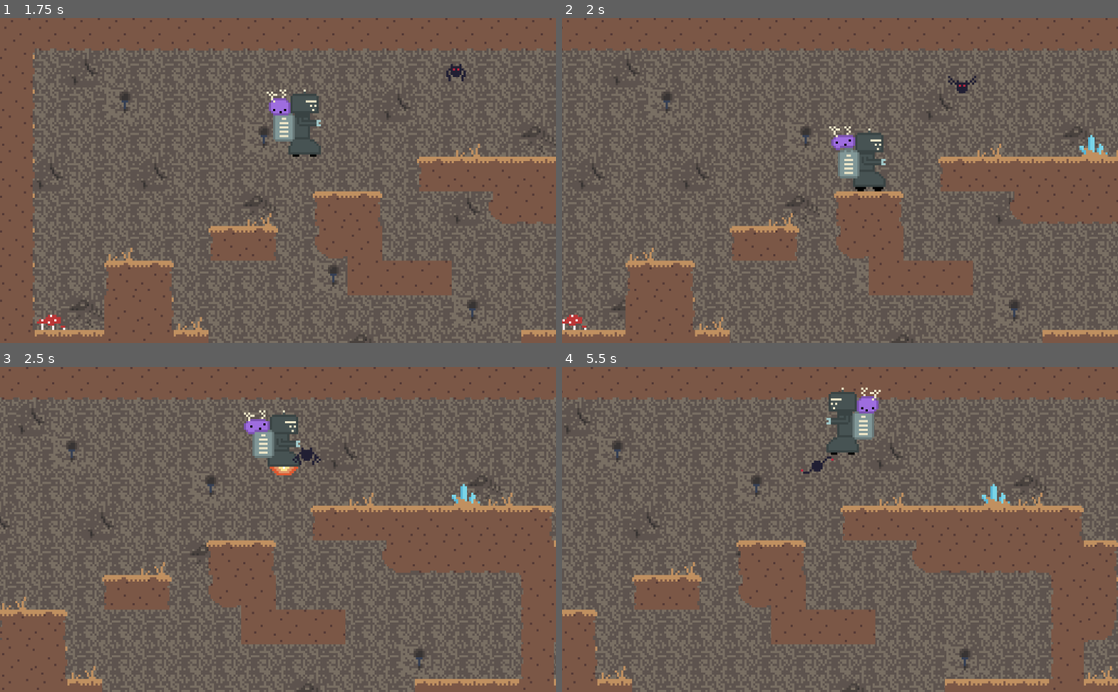
Above: before the commit, frames 1-4 (two rows, left to right).
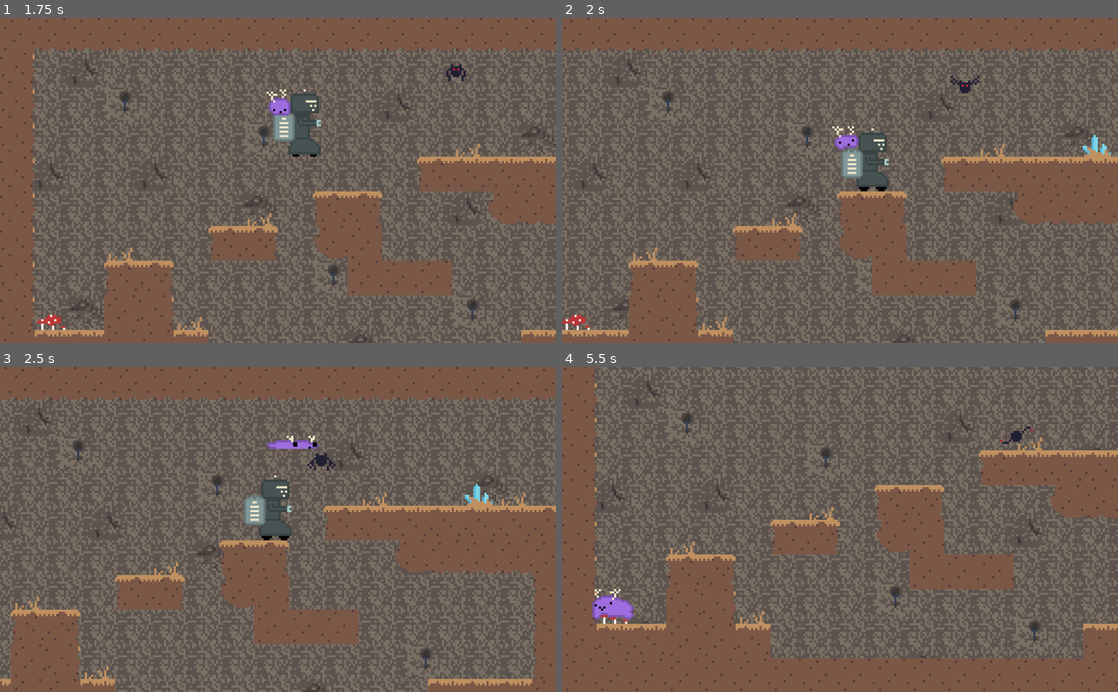
Above: after the commit, the same moments.

Repository: CreatureGames/the-creature
Game: Godot game, scene res://nodes/App.tscn
Two runs of this game, one before a commit and one after it. Both use one fixed random seed, a clock stepped at 60 frames per second and the inputs below.
Inputs:
- Up to frame 1 (1.75 s): click "Play" at 0.5 s; tap Enter at 1.25 s; hold D (move_right) from 1.28 s (still down); tap Space (jump) at 1.35, 1.52 s
- Up to frame 2 (2 s): keep holding D (move_right); tap Space (jump) at 1.82 s
- Up to frame 3 (2.5 s): keep holding D (move_right); tap F (swap) at 2.1 s; tap Space (jump) at 2.27, 2.3 s
- Up to frame 4 (5.5 s): tap Space (jump) at 2.57, 2.85, 3.77, 3.8, 4.07, 4.35, 4.52, 4.82, 5.27, 5.3 s; release D (move_right) at 2.78 s; hold A (move_left) 2.78-3.53 s; hold D (move_right) 3.53-5.03 s; tap F (swap) at 3.6, 5.1 s; hold A (move_left) from 5.03 s (still down)

Frame 1 is identical in both runs. In frame 2, 14% of the frame differs, in the area x 0-100%, y 0-100%; in frame 3, 32%; in frame 4, 59%.
Error before the commit: Attempt to call function 'set_target' in base 'null instance' on a null instance. (res://scripts/player/PlayerRobot.gd:18)

Commit message:
Bat goes to sleep now

Diff:
--- a/assets/animations/Creature.tres
+++ b/assets/animations/Creature.tres
@@ -52,6 +52,34 @@
 atlas = ExtResource( 1 )
 region = Rect2( 352, 0, 32, 32 )
 
+[sub_resource type="AtlasTexture" id=13]
+atlas = ExtResource( 3 )
+region = Rect2( 0, 0, 32, 32 )
+
+[sub_resource type="AtlasTexture" id=14]
+atlas = ExtResource( 3 )
+region = Rect2( 32, 0, 32, 32 )
+
+[sub_resource type="AtlasTexture" id=15]
+atlas = ExtResource( 3 )
+region = Rect2( 64, 0, 32, 32 )
+
+[sub_resource type="AtlasTexture" id=16]
+atlas = ExtResource( 3 )
+region = Rect2( 96, 0, 32, 32 )
+
+[sub_resource type="AtlasTexture" id=17]
+atlas = ExtResource( 3 )
+region = Rect2( 128, 0, 32, 32 )
+
+[sub_resource type="AtlasTexture" id=18]
+atlas = ExtResource( 3 )
+region = Rect2( 160, 0, 32, 32 )
+
+[sub_resource type="AtlasTexture" id=19]
+atlas = ExtResource( 3 )
+region = Rect2( 192, 0, 32, 32 )
+
 [sub_resource type="AtlasTexture" id=20]
 atlas = ExtResource( 3 )
 region = Rect2( 0, 32, 32, 32 )
@@ -88,6 +116,22 @@
 atlas = ExtResource( 2 )
 region = Rect2( 192, 0, 32, 32 )
 
+[sub_resource type="AtlasTexture" id=34]
+atlas = ExtResource( 1 )
+region = Rect2( 0, 32, 32, 32 )
+
+[sub_resource type="AtlasTexture" id=35]
+atlas = ExtResource( 1 )
+region = Rect2( 32, 32, 32, 32 )
+
+[sub_resource type="AtlasTexture" id=36]
+atlas = ExtResource( 1 )
+region = Rect2( 64, 32, 32, 32 )
+
+[sub_resource type="AtlasTexture" id=37]
+atlas = ExtResource( 1 )
+region = Rect2( 96, 32, 32, 32 )
+
 [sub_resource type="AtlasTexture" id=29]
 atlas = ExtResource( 3 )
 region = Rect2( 0, 64, 32, 32 )
@@ -108,55 +152,16 @@
 atlas = ExtResource( 3 )
 region = Rect2( 128, 64, 32, 32 )
 
-[sub_resource type="AtlasTexture" id=13]
-atlas = ExtResource( 3 )
-region = Rect2( 0, 0, 32, 32 )
-
-[sub_resource type="AtlasTexture" id=14]
-atlas = ExtResource( 3 )
-region = Rect2( 32, 0, 32, 32 )
-
-[sub_resource type="AtlasTexture" id=15]
-atlas = ExtResource( 3 )
-region = Rect2( 64, 0, 32, 32 )
-
-[sub_resource type="AtlasTexture" id=16]
-atlas = ExtResource( 3 )
-region = Rect2( 96, 0, 32, 32 )
-
-[sub_resource type="AtlasTexture" id=17]
-atlas = ExtResource( 3 )
-region = Rect2( 128, 0, 32, 32 )
-
-[sub_resource type="AtlasTexture" id=18]
-atlas = ExtResource( 3 )
-region = Rect2( 160, 0, 32, 32 )
-
-[sub_resource type="AtlasTexture" id=19]
-atlas = ExtResource( 3 )
-region = Rect2( 192, 0, 32, 32 )
-
-[sub_resource type="AtlasTexture" id=34]
-atlas = ExtResource( 1 )
-region = Rect2( 0, 32, 32, 32 )
-
-[sub_resource type="AtlasTexture" id=35]
-atlas = ExtResource( 1 )
-region = Rect2( 32, 32, 32, 32 )
-
-[sub_resource type="AtlasTexture" id=36]
-atlas = ExtResource( 1 )
-region = Rect2( 64, 32, 32, 32 )
-
-[sub_resource type="AtlasTexture" id=37]
-atlas = ExtResource( 1 )
-region = Rect2( 96, 32, 32, 32 )
-
 [resource]
 animations = [ {
 "frames": [ SubResource( 1 ), SubResource( 2 ), SubResource( 3 ), SubResource( 4 ), SubResource( 5 ), SubResource( 6 ), SubResource( 7 ), SubResource( 8 ), SubResource( 9 ), SubResource( 10 ), SubResource( 11 ), SubResource( 12 ) ],
 "loop": true,
 "name": "idle",
+"speed": 12.0
+}, {
+"frames": [ SubResource( 13 ), SubResource( 14 ), SubResource( 15 ), SubResource( 16 ), SubResource( 17 ), SubResource( 18 ), SubResource( 19 ) ],
+"loop": false,
+"name": "jump",
 "speed": 12.0
 }, {
 "frames": [ SubResource( 20 ), SubResource( 21 ) ],
@@ -169,18 +174,13 @@
 "name": "run",
 "speed": 12.0
 }, {
+"frames": [ SubResource( 34 ), SubResource( 35 ), SubResource( 36 ), SubResource( 37 ) ],
+"loop": false,
+"name": "sit",
+"speed": 12.0
+}, {
 "frames": [ SubResource( 29 ), SubResource( 30 ), SubResource( 31 ), SubResource( 32 ), SubResource( 33 ) ],
 "loop": false,
 "name": "land",
 "speed": 12.0
-}, {
-"frames": [ SubResource( 13 ), SubResource( 14 ), SubResource( 15 ), SubResource( 16 ), SubResource( 17 ), SubResource( 18 ), SubResource( 19 ) ],
-"loop": false,
-"name": "jump",
-"speed": 12.0
-}, {
-"frames": [ SubResource( 34 ), SubResource( 35 ), SubResource( 36 ), SubResource( 37 ) ],
-"loop": false,
-"name": "sit",
-"speed": 12.0
 } ]
--- a/nodes/enemies/Bat.tscn
+++ b/nodes/enemies/Bat.tscn
@@ -6,6 +6,7 @@
 [ext_resource path="res://scripts/player/state_machine/StateMachine.gd" type="Script" id=4]
 [ext_resource path="res://scripts/enemies/bat/state_machine/Fly.gd" type="Script" id=5]
 [ext_resource path="res://scripts/enemies/bat/state_machine/Attack.gd" type="Script" id=6]
+[ext_resource path="res://scripts/enemies/bat/state_machine/FlyToCeiling.gd" type="Script" id=7]
 
 [sub_resource type="AtlasTexture" id=1]
 atlas = ExtResource( 1 )
@@ -161,11 +162,14 @@
 [node name="Idle" type="Node" parent="StateMachine"]
 script = ExtResource( 3 )
 
-[node name="Fly" type="Node" parent="StateMachine"]
+[node name="Follow" type="Node" parent="StateMachine"]
 script = ExtResource( 5 )
 
 [node name="Attack" type="Node" parent="StateMachine"]
 script = ExtResource( 6 )
+
+[node name="FlyToCeiling" type="Node" parent="StateMachine"]
+script = ExtResource( 7 )
 
 [node name="AttackTimer" type="Timer" parent="."]
 wait_time = 1.5
--- a/nodes/levels/Level0.tscn
+++ b/nodes/levels/Level0.tscn
@@ -1,9 +1,10 @@
-[gd_scene load_steps=6 format=2]
+[gd_scene load_steps=7 format=2]
 
 [ext_resource path="res://tilemaps/Temporary.tres" type="TileSet" id=1]
 [ext_resource path="res://nodes/enemies/Bat.tscn" type="PackedScene" id=2]
 [ext_resource path="res://nodes/player/PlayerCreature.tscn" type="PackedScene" id=3]
 [ext_resource path="res://nodes/player/PlayerRobot.tscn" type="PackedScene" id=4]
+[ext_resource path="res://scripts/CameraController.gd" type="Script" id=5]
 
 [sub_resource type="NavigationPolygon" id=1]
 vertices = PoolVector2Array( 127, 113, 144, 111, 159, 113, 159, 128, 97, 143, 207, 111, 225, 94, 290, 96, 288, 142, 239 …(374 unchanged characters)…
@@ -31,6 +32,25 @@
 format = 1
 tile_data = PoolIntArray( 0, 4, 0, 1, 7, 0, 2, 7, 0, 3, 7, 0, 4, 7, 0, 5, 7, 0, 6, 7, 0, 7, 7, 0, 8, 7, 0, 9, 7, 0, 10, …(2645 unchanged characters)…
 
+[node name="CameraController" type="Node2D" parent="."]
+script = ExtResource( 5 )
+
+[node name="Camera2D" type="Camera2D" parent="CameraController"]
+current = true
+zoom = Vector2( 0.25, 0.25 )
+limit_left = 0
+limit_top = 0
+limit_right = 415
+limit_bottom = 224
+smoothing_enabled = true
+offset_v = -0.2
+drag_margin_left = 0.6
+drag_margin_top = 0.6
+drag_margin_right = 0.6
+drag_margin_bottom = 0.3
+editor_draw_screen = false
+editor_draw_limits = true
+
 [node name="Player" parent="." instance=ExtResource( 4 )]
 position = Vector2( 110, 82 )
 max_speed = 80.0
@@ -38,29 +58,15 @@
 air_friction = 200.0
 creature = NodePath("../PlayerCreature")
 
-[node name="Camera2D" type="Camera2D" parent="Player"]
-current = true
-zoom = Vector2( 0.25, 0.25 )
-limit_left = 0
-limit_top = 0
-limit_right = 410
-limit_bottom = 220
-smoothing_enabled = true
-offset_v = -0.2
-drag_margin_left = 0.6
-drag_margin_top = 0.6
-drag_margin_right = 0.6
-drag_margin_bottom = 0.3
-editor_draw_drag_margin = true
-
 [node name="PlayerCreature" parent="." instance=ExtResource( 3 )]
+position = Vector2( 848, 382 )
 robot = NodePath("../Player")
-
-[node name="Bat" parent="." instance=ExtResource( 2 )]
-position = Vector2( 220, 23 )
-nav2D = NodePath("../Navigation2D")
 
 [node name="Navigation2D" type="Navigation2D" parent="."]
 
 [node name="NavigationPolygonInstance" type="NavigationPolygonInstance" parent="Navigation2D"]
 navpoly = SubResource( 1 )
+
+[node name="Bat" parent="." instance=ExtResource( 2 )]
+position = Vector2( 220, 23 )
+nav2D = NodePath("../Navigation2D")
--- a/project.godot
+++ b/project.godot
@@ -123,6 +123,8 @@
 
 [layer_names]
 
+2d_render/layer_1="tilemap"
+2d_render/layer_2="player"
 2d_physics/layer_1="tiles"
 2d_physics/layer_2="player"
 
--- a/scripts/enemies/bat/Bat.gd
+++ b/scripts/enemies/bat/Bat.gd
@@ -15,9 +15,10 @@
 	players.append(body)
 	# wake up if sleeping
 	if $StateMachine.state.name == "Idle":
-		$StateMachine.transition_to("Fly")
+		$StateMachine.transition_to("Follow")
 
+# someone's far...
 func detection_zone_exited(body) -> void:
 	players.erase(body)
 	if players.empty():
-		$StateMachine.transition_to("Idle")
+		$StateMachine.transition_to("FlyToCeiling")
--- a/scripts/enemies/bat/state_machine/Attack.gd
+++ b/scripts/enemies/bat/state_machine/Attack.gd
@@ -20,7 +20,7 @@
 		if collision:
 			if collision.collider.name == "Player":
 				print("Player hit!") # TODO damage or something
-			get_parent().transition_to("Fly")
+			get_parent().transition_to("Follow")
 
 func exit() -> void:
 	for c in anim_sprite.get_signal_connection_list("animation_finished"):
--- a/scripts/enemies/bat/state_machine/Fly.gd
+++ b/scripts/enemies/bat/state_machine/Fly.gd
@@ -6,15 +6,18 @@
 
 
 func enter(_msg := {}) -> void:
-	get_node("../../AnimatedSprite").play("flap")
-	get_node("../../AttackTimer").start()
+	bat.get_node("AnimatedSprite").play("flap")
+	bat.get_node("AttackTimer").start()
 
-# https://godotengine.org/asset-library/asset/117
 func physics_update(delta: float) -> void:
 	if not bat.players.empty():
+		# https://godotengine.org/asset-library/asset/117
 		_update_navigation_path(bat.position, bat.players[0].position)
 		var dist = bat.follow_speed * delta
 		move_along_path(dist)
+
+func exit() -> void:
+	bat.get_node("AttackTimer").stop()
 
 # https://godotengine.org/asset-library/asset/117
 func move_along_path(distance):
--- /dev/null
+++ b/scripts/enemies/bat/state_machine/FlyToCeiling.gd
@@ -0,0 +1,14 @@
+extends State
+
+
+onready var bat : Node2D = get_parent().get_parent()
+
+
+func enter(_msg := {}) -> void:
+	bat.get_node("AnimatedSprite").play("flap")
+
+# fly to ceiling to go back to sleep
+func physics_update(delta: float) -> void:
+	var collision = bat.move_and_collide(Vector2.UP * bat.follow_speed * delta)
+	if collision and collision.collider is TileMap:
+		get_parent().transition_to("Idle")
Not shown: 1 places in nodes/enemies/Bat.tscn that only renumber resources
